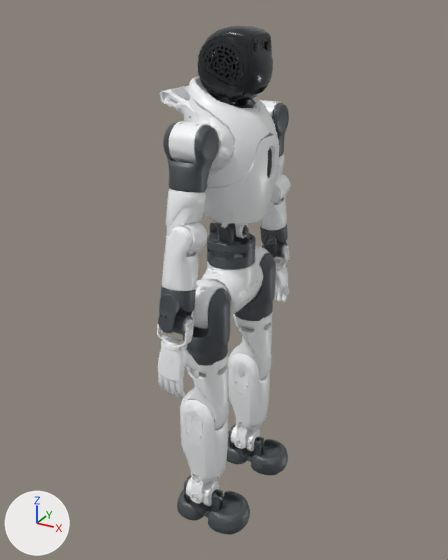
Renders of the glTF model public/models/x2-ultra.glb from each side of a commit.
Camera for both pictures: a camera (50 mm lens) standing at (0.718, -1.345, 0.681) and looking at (-0.027, 0.01, 0.004). The lights are fixed; the arrows at lower left show +X, +Y and +Z. The picture after the commit comes second. Where no turn or scale is listed for an object, it has been applied to the vertices.

The first picture shows 'head_pitch_link_visual', 'left_ankle_pitch_link_visual', 'left_ankle_roll_link_visual', 'left_knee_link_visual', 'left_shoulder_roll_link_visual', 'pelvis_visual', 'right_ankle_pitch_link_visual', 'right_ankle_roll_link_visual', 'right_elbow_link_visual', 'right_hip_roll_link_visual', 'right_hip_yaw_link_visual', 'right_knee_link_visual', 'right_shoulder_roll_link_visual', 'right_shoulder_yaw_link_visual', 'right_wrist_roll_link_visual', 'torso_link_visual', 'waist_yaw_link_visual' and 17 more.
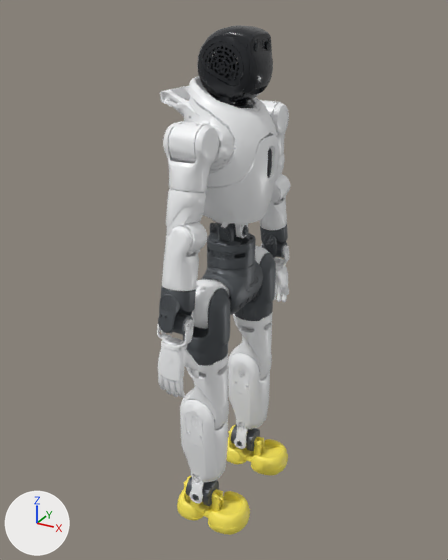
What differs and where, as boxes [x1, y1, x2, y2] in the pictures (448 x 560 px):
'right_ankle_roll_link_visual', recoloured (dark grey to yellow): [177, 476, 250, 535] in both
'right_shoulder_roll_link_visual', recoloured (dark grey to white): [163, 122, 219, 193] in both
'pelvis_visual', recoloured (white to dark grey): [201, 254, 263, 315] in both
'left_ankle_roll_link_visual', recoloured (dark grey to yellow): [226, 425, 288, 476] in both
'left_shoulder_roll_link_visual', recoloured (dark grey to white): [272, 103, 289, 157] in both
'right_ankle_pitch_link_visual', recoloured (white to dark grey): [186, 477, 219, 506] in both
'left_ankle_pitch_link_visual', recoloured (white to dark grey): [231, 425, 260, 451] in both

Patch to the scene script:
```diff
--- a/public/models/x2-ultra.glb.py
+++ b/public/models/x2-ultra.glb.py
@@ mat_foot @@
+mat_foot = principled_material('foot')
+mat_foot.base_color = (0.95, 0.8, 0.1)  # yellow #f9e759
@@ me_pelvis @@
 me_pelvis.from_pydata(...)  # 2830 vertices, 6071 faces; spans x -0.07..0.07, y -0.086..0.086, z -0.067..0.067
-me_pelvis.materials.append(mat_shell)  # white #f7f8f9
+me_pelvis.materials.append(mat_joint)  # dark grey #55595d
@@ me_left_ankle_pitch_link @@
 me_left_ankle_pitch_link.from_pydata(...)  # 1419 vertices, 2942 faces; spans x -0.0415..0.0415, y -0.0412..0.0412, z -0.032..0.032
-me_left_ankle_pitch_link.materials.append(mat_shell)  # white #f7f8f9
+me_left_ankle_pitch_link.materials.append(mat_joint)  # dark grey #55595d
@@ me_left_ankle_roll_link @@
 me_left_ankle_roll_link.from_pydata(...)  # 4410 vertices, 9014 faces; spans x -0.11..0.11, y -0.064..0.064, z -0.053..0.053
-me_left_ankle_roll_link.materials.append(mat_joint)  # dark grey #55595d
+me_left_ankle_roll_link.materials.append(mat_foot)  # yellow #f9e759
@@ me_right_ankle_pitch_link @@
 me_right_ankle_pitch_link.from_pydata(...)  # 1407 vertices, 2918 faces; spans x -0.0415..0.0415, y -0.0412..0.0412, z -0.032..0.032
-me_right_ankle_pitch_link.materials.append(mat_shell)  # white #f7f8f9
+me_right_ankle_pitch_link.materials.append(mat_joint)  # dark grey #55595d
@@ me_right_ankle_roll_link @@
 me_right_ankle_roll_link.from_pydata(...)  # 4191 vertices, 8580 faces; spans x -0.11..0.11, y -0.064..0.064, z -0.053..0.053
-me_right_ankle_roll_link.materials.append(mat_joint)  # dark grey #55595d
+me_right_ankle_roll_link.materials.append(mat_foot)  # yellow #f9e759
@@ me_left_shoulder_roll_link @@
 me_left_shoulder_roll_link.from_pydata(...)  # 1290 vertices, 2572 faces; spans x -0.052..0.052, y -0.051..0.052, z -0.086..0.081
-me_left_shoulder_roll_link.materials.append(mat_joint)  # dark grey #55595d
+me_left_shoulder_roll_link.materials.append(mat_shell)  # white #f7f8f9
@@ me_right_shoulder_roll_link @@
 me_right_shoulder_roll_link.from_pydata(...)  # 1287 vertices, 2566 faces; spans x -0.052..0.052, y -0.052..0.051, z -0.086..0.081
-me_right_shoulder_roll_link.materials.append(mat_joint)  # dark grey #55595d
+me_right_shoulder_roll_link.materials.append(mat_shell)  # white #f7f8f9
```
